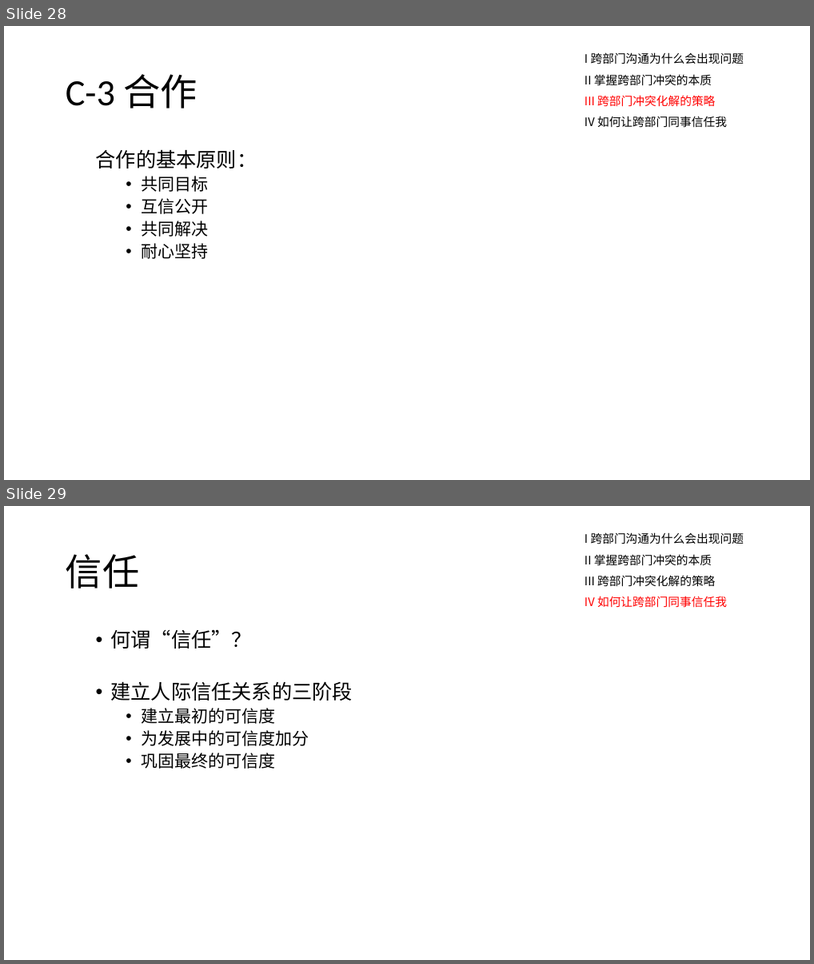
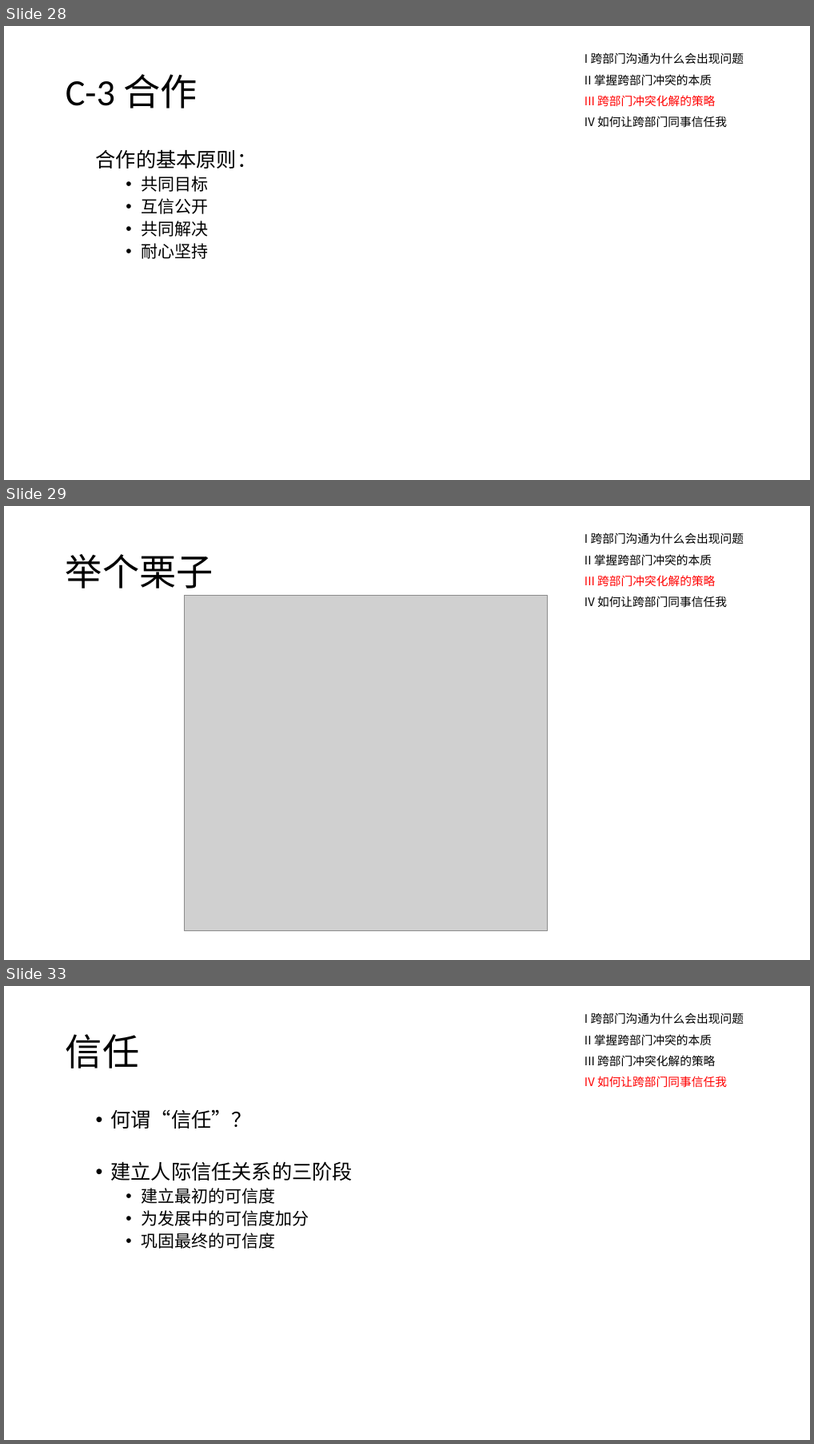
Before and after one commit to ChengChunGuang/ReadingNotes, a slide deck: 跨部门沟通/跨部门沟通.pptx. Shown one above the other, each under a label of ours: slides 28 and 29 before the commit, slides 28, 29 and 33 after it; the slides between them are not shown. The pictures are 814x964 and 814x1444 pixels, drawn with LibreOffice and Linux fonts; fonts in the diff are those of the drawing; grey boxes stand for pictures. Boxes give left, top, right and bottom in pixels: in the first picture for what was removed or moved away, otherwise in the second. Text is boxed around its words. In the diff, an @@ line names an element or a change of style, - is before the commit and + after.

Commit message:
跨部门沟通-例子

```diff
--- a/跨部门沟通/跨部门沟通.pptx
+++ b/跨部门沟通/跨部门沟通.pptx
@@ slide 29 added at [4,506,810,960], background #FFFFFF @@
@@ text added at [585,532,744,608], 14 pt, text #000000 @@
+I 跨部门沟通为什么会出现问题
+II 掌握跨部门冲突的本质
+III 跨部门冲突化解的策略
+IV 如何让跨部门同事信任我
@@ title added at [66,554,214,588], 44 pt, text #000000 @@
+举个栗子
@@ picture added at [184,595,548,930] @@
@@ what was slide 29 is now slide 33 @@
```
Also in this commit, not shown: 3 other slides added.
